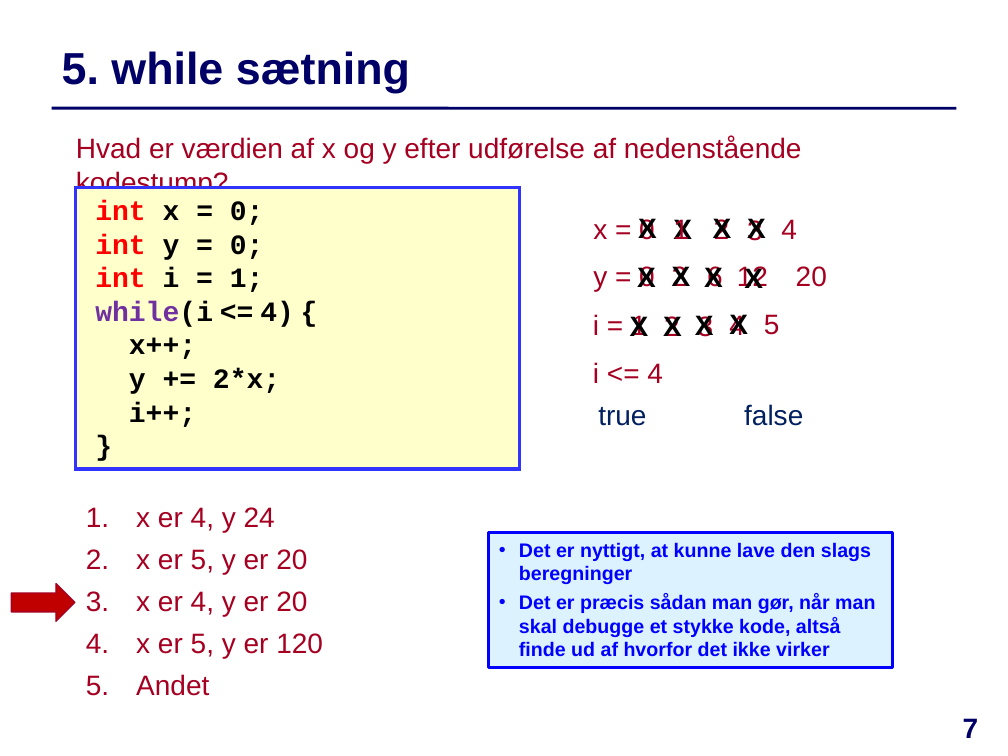
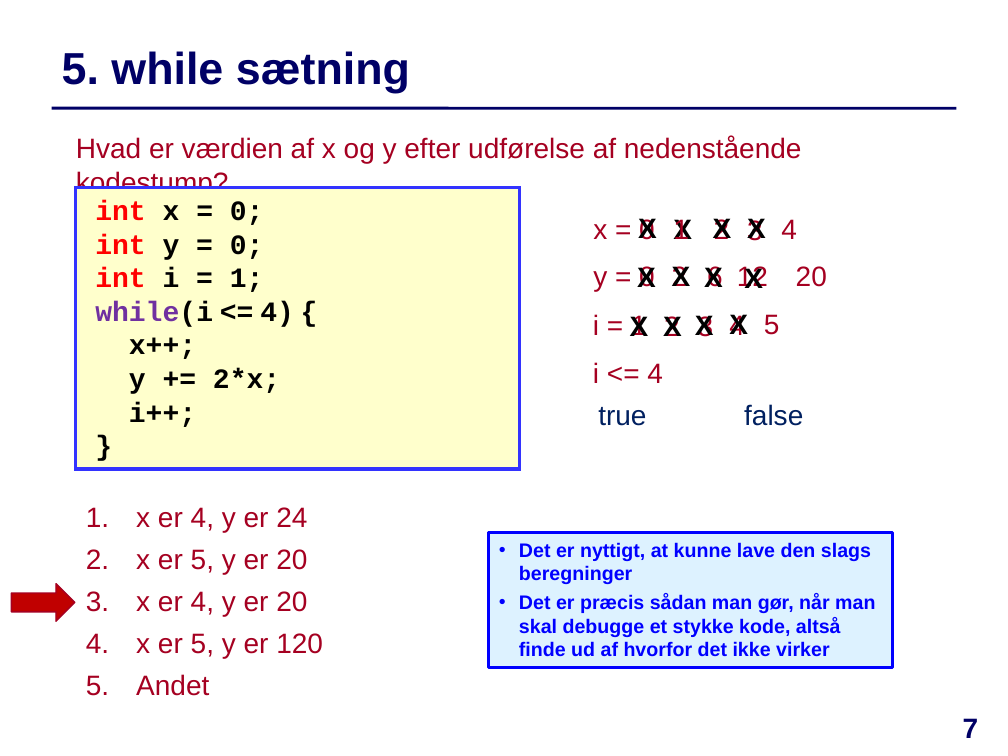
Before and after one commit to IntProgAU/Materiale, a slide deck: slide 7 of web/e23/uge_2b/Quiz-Uge2-Torsdag.pptx. Drawn at 1008x756 pixels with LibreOffice and Linux fonts; fonts in the diff are those of the drawing. Boxes give left, top, right and bottom in pixels: in the first picture for what was removed or moved away, otherwise in the second. Text is boxed around its words. In the diff, an @@ line names an element or a change of style, - is before the commit and + after.

```diff
--- a/web/e23/uge_2b/Quiz-Uge2-Torsdag.pptx
+++ b/web/e23/uge_2b/Quiz-Uge2-Torsdag.pptx
@@ text at (136, 507, 307, 532): text changed @@
-1. x er 4, y 24
+1. x er 4, y er 24
```
Also in this commit, not shown: 2 other files.
